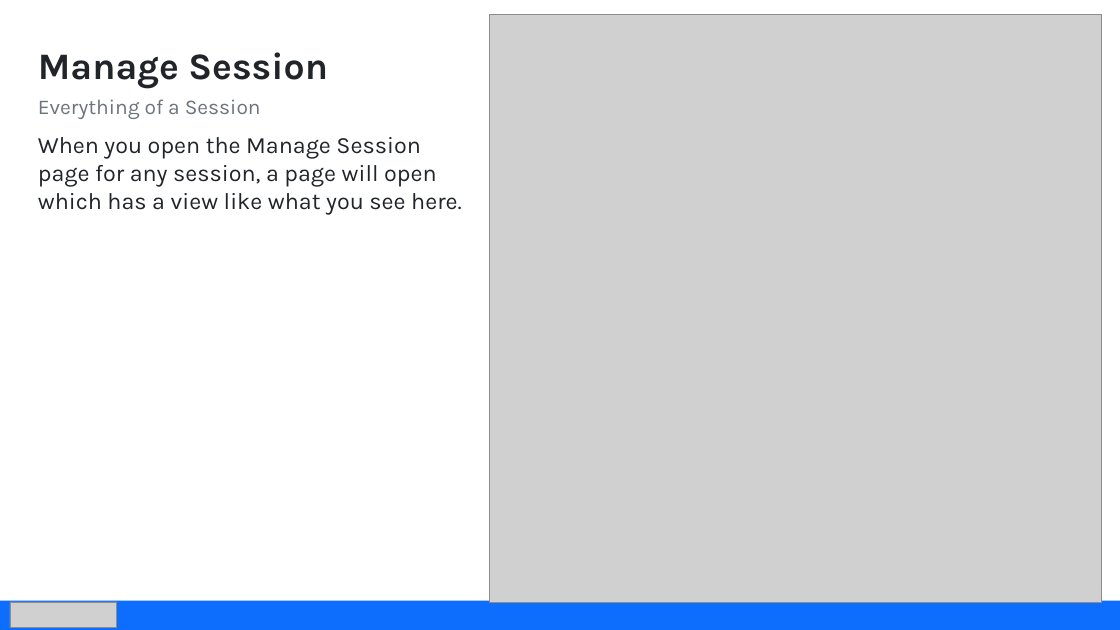
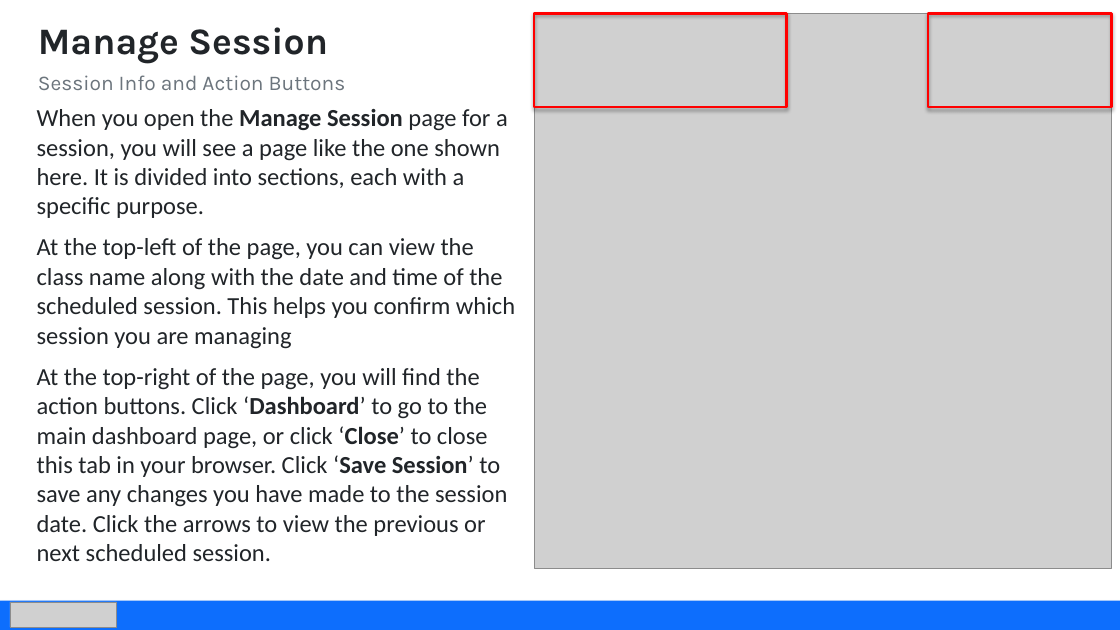
Before and after one commit to amin83p/Website-Core-Package, a slide deck: slide 8 of docs/training/teacher-daily-app/Teacher-Daily-App-Training.pptx. Drawn at 1120x630 pixels with LibreOffice and Linux fonts; fonts in the diff are those of the drawing; grey boxes stand for pictures. Boxes give left, top, right and bottom in pixels: in the first picture for what was removed or moved away, otherwise in the second. Text is boxed around its words. In the diff, an @@ line names an element or a change of style, - is before the commit and + after.

```diff
--- a/docs/training/teacher-daily-app/Teacher-Daily-App-Training.pptx
+++ b/docs/training/teacher-daily-app/Teacher-Daily-App-Training.pptx
@@ text "Manage Session": place and size @@
-text "Manage Session" at [38,52,328,119]
+text "Manage Session" at [38,27,346,90]
@@ picture: place and size @@
-picture at [490,15,1102,602]
+picture at [534,13,1112,568]
@@ rectangle added at [534,13,786,107], outline #FF0000 2.25 pt @@
@@ rectangle added at [928,13,1112,107], outline #FF0000 2.25 pt @@
@@ text at [38,75,346,90]: text changed @@
-Everything of a Session
+Session Info and Action Buttons
@@ text at [37,109,515,561]: text changed; size 20 to 21 pt; font Karla to Calibri @@
-When you open the Manage Session page for any session, a page will open which has a view like what you see here.
+When you open the Manage Session page for a session, you will see a page like the one shown here. It is divided into sections, each with a specific purpose.
+At the top-left of the page, you can view the class name along with the date and time of the scheduled session. This helps you confirm which session you are managing
+At the top-right of the page, you will find the action buttons. Click ‘Dashboard’ to go to the main dashboard page, or click ‘Close’ to close this tab in your browser. Click ‘Save Session’ to save any changes you have made to the session date. Click the arrows to view the previous or next scheduled session.
```
Also in this commit, not shown: 5 other slides changed, 6 slides added.
